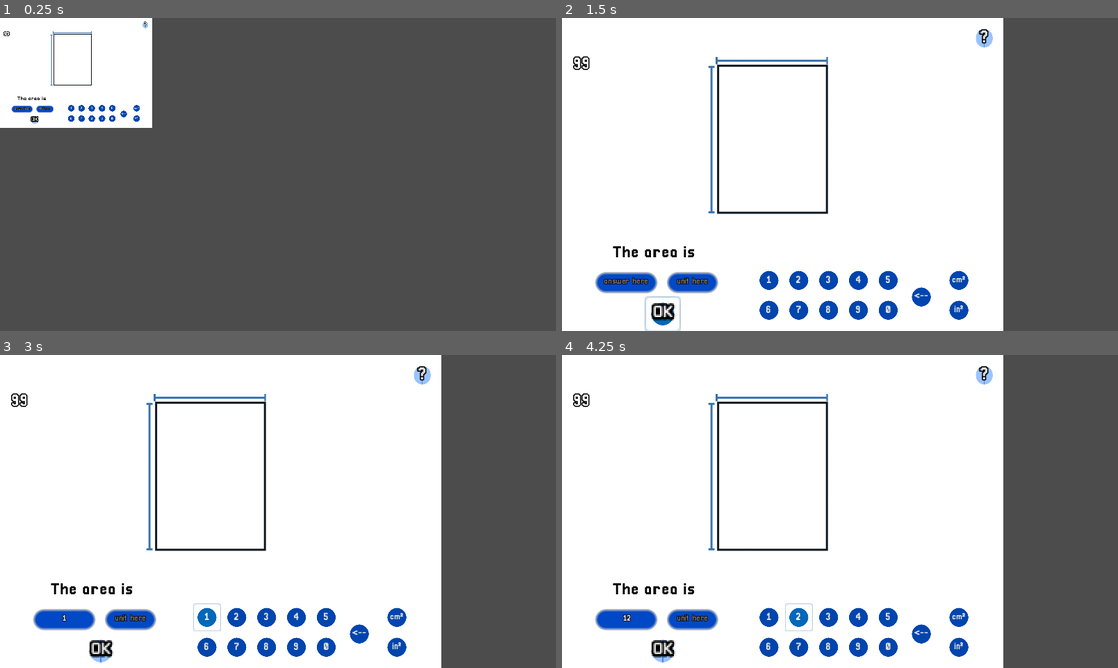
Above: before the commit, frames 1-4 (two rows, left to right).
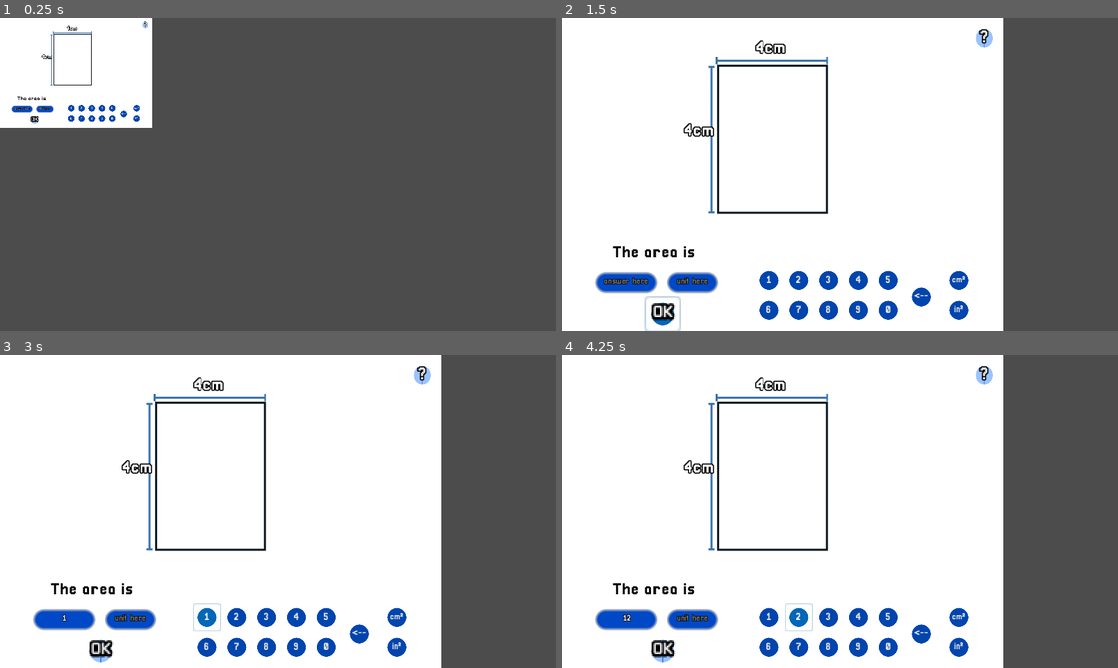
Above: after the commit, the same moments.

Repository: ShyrTheFirst/ShapeStylist
Game: Godot game, scene res://Scenes/Stages/HairEquations.tscn
The game is run twice, just before and just after one commit, with the same random seed, the same clock (stepped at 60 frames per second) and the same inputs. This scene is started directly instead of the project's main scene.
Inputs (mouse positions are in pixels of both pictures, inside the frame that each line leads up to):
- Up to frame 1 (0.25 s): no input
- Up to frame 2 (1.5 s): click (600, 174) at 0.52 s; type "12" at 0.6 s; click (639, 174) at 0.75 s; type "12" at 0.83 s; click "OK" at 1.25 s
- Up to frame 3 (3 s): click "OK" at 2 s; click "1" at 2.75 s
- Up to frame 4 (4.25 s): click "2" at 3.5 s

The runs differ from the first frame. In frame 1, less than 0.1% of the frame differs, in the area x 0-14%, y 2-14%; in frame 2, 0.3%, in the area x 2-41%, y 7-38%; in frame 3, 0.3%; in frame 4, 0.3%.
Error before the commit: Invalid set index 'position' (on base: 'Label') with value of type 'Vector2'. (res://Scenes/Stages/Scripts/HairEquations.gd:94)
Error after the commit: Invalid get index '0' (on base: 'Dictionary'). (res://Singletons/GameManager.gd:73)

Commit message:
Update 2.0.8

Diff:
--- a/Scenes/Stages/Scripts/HairEquations.gd
+++ b/Scenes/Stages/Scripts/HairEquations.gd
@@ -91,12 +91,12 @@
 		0:
 			GameManager.shape_value = 0
 			side_size.visible = true
-			side_size.position = Vector2(-171,-32)
-			side_size.text = 4 * random_value
+			side_size.rect_position = Vector2(-171,-32)
+			side_size.text = str(4 * random_value) + unit_type
 
 			side_size_2.visible = true
-			side_size_2.position = Vector2(-32, -192)
-			side_size_2.text = 4 * random_value
+			side_size_2.rect_position = Vector2(-32, -192)
+			side_size_2.text = str(4 * random_value) + unit_type
 
 			area_result = (4* random_value) * (4* random_value)
 
